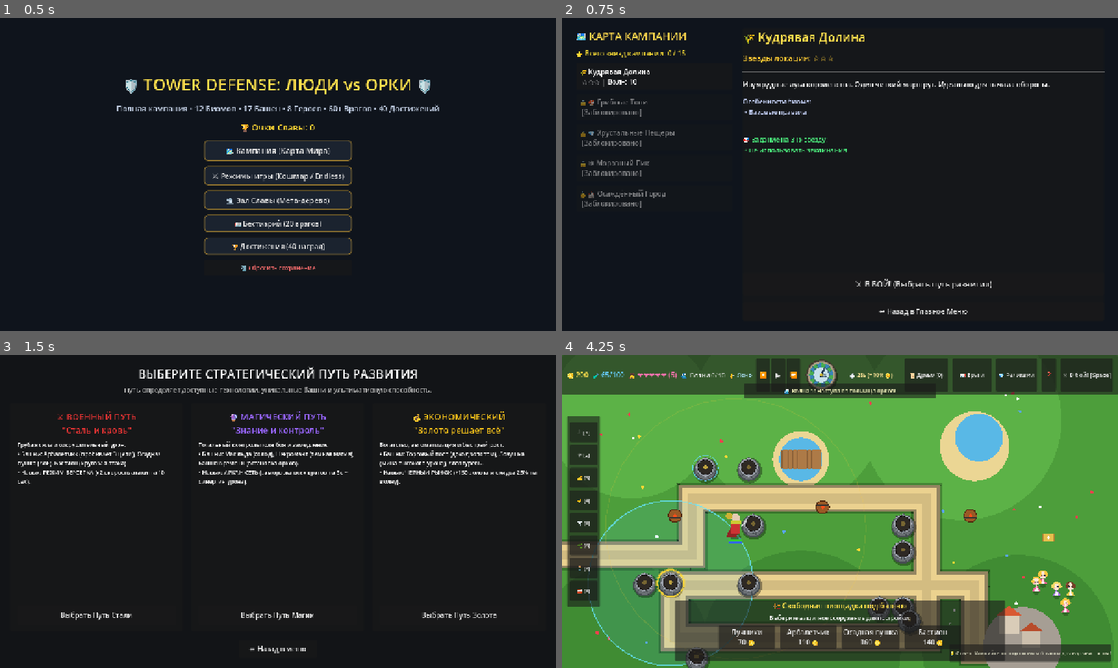
Above: before the commit, frames 1-4 (two rows, left to right).
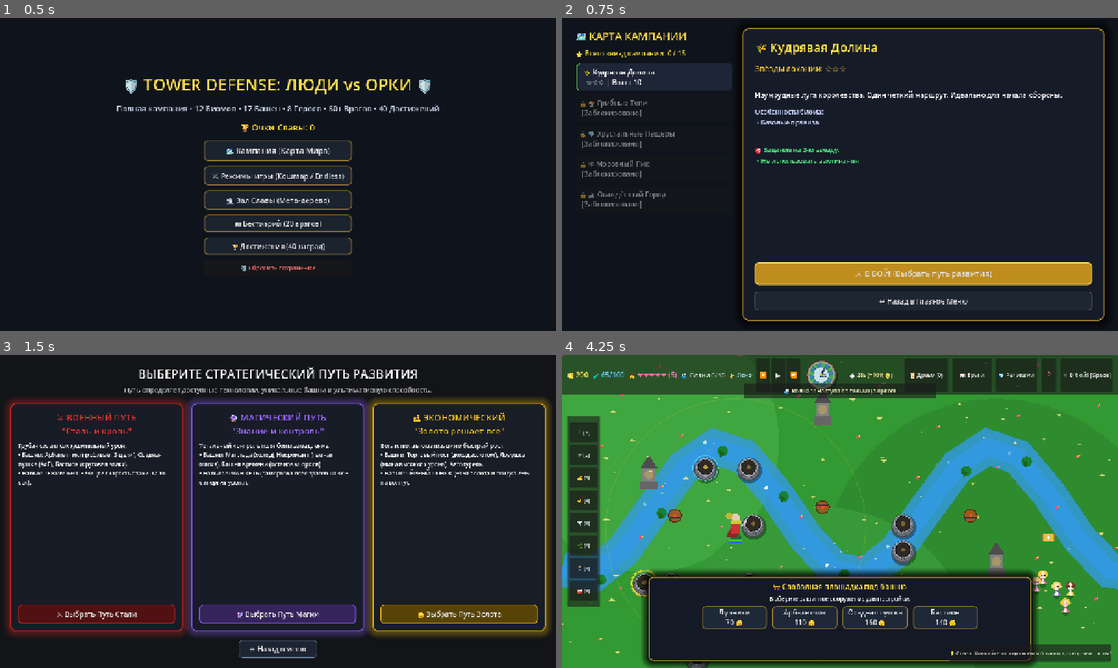
Above: after the commit, the same moments.

Repository: MrSgemaSeny/godot_test_game
Game: Godot game, scene res://scenes/main_menu.tscn
The game is run twice, just before and just after one commit, with the same random seed, the same clock (stepped at 60 frames per second) and the same inputs.
Inputs (mouse positions are in pixels of both pictures, inside the frame that each line leads up to):
- Up to frame 1 (0.5 s): no input
- Up to frame 2 (0.75 s): click "🗺️ Кампания (Карта Мира)" at 0.5 s
- Up to frame 3 (1.5 s): click "⚔️ В БОЙ! (Выбрать путь разви…" at 1.25 s
- Up to frame 4 (4.25 s): click "Выбрать Путь Стали" (after the commit: "⚔️ Выбрать Путь Стали") at 2 s; tap Enter at 2.75 s; drag from (645, 583) to (706, 467) at 2.77 s; drag from (673, 583) to (706, 467) at 3.52 s

Frame 1 is identical in both runs. In frame 2, 12% of the frame differs, in the area x 2-98%, y 3-97%; in frame 3, 18%; in frame 4, 71%, in the area x 0-100%, y 0-100%.

Commit message:
fix(gameplay): resolve get_sell_value crash, expand ActionPanel build buttons, style WorldMap & PathSelect UI, integrate MapBiomeRenderer into game

Diff:
--- a/scenes/game.tscn
+++ b/scenes/game.tscn
@@ -402,12 +402,13 @@
 anchor_top = 1.0
 anchor_right = 0.5
 anchor_bottom = 1.0
-offset_left = -380.0
-offset_top = -156.0
-offset_right = 380.0
+offset_left = -440.0
+offset_top = -210.0
+offset_right = 440.0
 offset_bottom = -16.0
 grow_horizontal = 2
 grow_vertical = 0
+
 
 [node name="VBoxContainer" type="VBoxContainer" parent="CanvasLayer/HUD/ActionPanel"]
 layout_mode = 2
--- a/scripts/build_spot.gd
+++ b/scripts/build_spot.gd
@@ -128,12 +128,19 @@
 	queue_redraw()
 	return true
 
+func get_sell_value() -> int:
+	if not has_tower() or not is_instance_valid(current_tower):
+		return 0
+	if current_tower.has_method("get_sell_value"):
+		return current_tower.get_sell_value()
+	return 50
+
 func sell_tower() -> int:
 	if not has_tower():
 		return 0
 
 	var game_manager = _get_game_manager()
-	var sell_val = current_tower.get_sell_value()
+	var sell_val = get_sell_value()
 
 	if game_manager:
 		game_manager.add_gold(sell_val)
@@ -142,6 +149,7 @@
 	current_tower = null
 	queue_redraw()
 	return sell_val
+
 
 # === Evolution System (Stage 3) ===
 func can_evolve_tower() -> bool:
--- a/scripts/game.gd
+++ b/scripts/game.gd
@@ -86,7 +86,14 @@
 
 	artifact_manager = ArtifactManager.new()
 	add_child(artifact_manager)
+	var biome_ren = MapBiomeRenderer.new()
+	add_child(biome_ren)
+	move_child(biome_ren, 0)
+	var chosen_b = GlobalState.selected_map if GlobalState.selected_map != "" else "valley"
+	biome_ren.set_biome(chosen_b)
+
 	var hero_manager = HeroManager.new()
+
 	add_child(hero_manager)
 	var spawn_pt = Vector2(400, 400)
 	hero_manager.spawn_hero('commander', spawn_pt, self)
@@ -486,18 +493,9 @@
 						queue_redraw()
 
 func _draw() -> void:
-	var biome = GlobalState.selected_map
-
-	# 1. Отрисовка ландшафта в зависимости от выбранного биома
-	match biome:
-		"swamp": _draw_swamp_biome()
-		"caves": _draw_caves_biome()
-		"frost_peak": _draw_frost_biome()
-		"besieged_citadel": _draw_citadel_biome()
-		_: _draw_valley_biome()
-
-	# 2. Отрисовка погодных частиц и визуальных эффектов (Этап 7)
-	_draw_weather_overlay()
+	_draw_road(Color(0.82, 0.72, 0.52), Color(0.38, 0.30, 0.20))
+	_draw_village(Vector2(980, 620), Color(0.85, 0.35, 0.2))
+
 
 	# 3. Интерактивная подсветка радиуса атаки выбранной башни
 	if is_instance_valid(game_manager) and is_instance_valid(game_manager.selected_spot):
--- a/scripts/game_manager.gd
+++ b/scripts/game_manager.gd
@@ -166,8 +166,11 @@
 
 func get_available_towers() -> Array:
 	if paths_data.has(selected_path):
-		return paths_data[selected_path].get("available_towers", ["archer"])
-	return ["archer"]
+		var list = paths_data[selected_path].get("available_towers", [])
+		if not list.is_empty():
+			return list
+	return ["archer", "crossbowman", "siege_cannon", "ice_mage"]
+
 
 func get_tower_cost(tower_type: String) -> int:
 	if not tower_data.has(tower_type):
--- a/scripts/hud.gd
+++ b/scripts/hud.gd
@@ -89,7 +89,24 @@
 var dialogue_timer: float = 0.0
 
 func _ready() -> void:
-	if is_instance_valid(action_panel): action_panel.visible = false
+	if is_instance_valid(action_panel):
+		action_panel.visible = false
+		var ap_style = StyleBoxFlat.new()
+		ap_style.bg_color = Color(0.08, 0.10, 0.15, 0.98)
+		ap_style.border_width_left = 2
+		ap_style.border_width_top = 2
+		ap_style.border_width_right = 2
+		ap_style.border_width_bottom = 2
+		ap_style.border_color = Color(0.85, 0.68, 0.22, 1.0)
+		ap_style.set_corner_radius_all(10)
+		ap_style.shadow_color = Color(0, 0, 0, 0.85)
+		ap_style.shadow_size = 20
+		ap_style.content_margin_left = 20
+		ap_style.content_margin_right = 20
+		ap_style.content_margin_top = 10
+		ap_style.content_margin_bottom = 10
+		action_panel.add_theme_stylebox_override("panel", ap_style)
+
 	if is_instance_valid(end_screen): end_screen.visible = false
 	if is_instance_valid(tech_tree_modal): tech_tree_modal.visible = false
 	if is_instance_valid(help_modal): help_modal.visible = false
@@ -98,6 +115,7 @@
 	if is_instance_valid(dialogue_panel): dialogue_panel.visible = false
 	if is_instance_valid(bestiary_modal): bestiary_modal.visible = false
 	if is_instance_valid(artifacts_modal): artifacts_modal.visible = false
+
 
 	if is_instance_valid(start_wave_btn): start_wave_btn.pressed.connect(_on_start_wave_clicked)
 	if is_instance_valid(wave_clock): wave_clock.clicked.connect(_on_start_wave_clicked)
@@ -443,12 +461,34 @@
 
 		var btn = Button.new()
 		btn.text = "%s\n%d 🪙" % [t_name, cost]
-		btn.custom_minimum_size = Vector2(130, 48)
+		btn.custom_minimum_size = Vector2(150, 52)
 		btn.disabled = current_gold < cost
+
+		var b_norm = StyleBoxFlat.new()
+		b_norm.bg_color = Color(0.12, 0.16, 0.22, 0.95)
+		b_norm.border_width_left = 2
+		b_norm.border_width_top = 1
+		b_norm.border_width_right = 2
+		b_norm.border_width_bottom = 2
+		b_norm.border_color = Color(0.70, 0.55, 0.20, 0.8)
+		b_norm.set_corner_radius_all(8)
+		btn.add_theme_stylebox_override("normal", b_norm)
+
+		var b_hov = StyleBoxFlat.new()
+		b_hov.bg_color = Color(0.20, 0.28, 0.40, 1.0)
+		b_hov.border_width_left = 3
+		b_hov.border_width_top = 2
+		b_hov.border_width_right = 3
+		b_hov.border_width_bottom = 3
+		b_hov.border_color = Color(1.0, 0.85, 0.25, 1.0)
+		b_hov.set_corner_radius_all(8)
+		btn.add_theme_stylebox_override("hover", b_hov)
+
 		btn.pressed.connect(func(): _on_build_tower_clicked(t_type))
 		btn.mouse_entered.connect(func(): _on_tower_btn_hover(t_type, true))
 		btn.mouse_exited.connect(func(): _on_tower_btn_hover(t_type, false))
 		build_buttons_box.add_child(btn)
+
 
 func _on_tower_btn_hover(tower_type: String, is_hover: bool) -> void:
 	if is_hover:
--- a/scripts/map_biome_renderer.gd
+++ b/scripts/map_biome_renderer.gd
@@ -107,7 +107,7 @@
 	_draw_ambient_particles()
 
 # -----------------------------------------------------------------------------
-# 1. VALLEY (Кудрявая Долина)
+# 1. VALLEY (�������� ������)
 # -----------------------------------------------------------------------------
 func _draw_valley() -> void:
 	# Base emerald grass
@@ -156,7 +156,7 @@
 	draw_circle(pos + Vector2(0, -25), 15 + sin(animation_time * 2.0)*5.0, Color(1.0, 0.8, 0.2, 0.3))
 
 # -----------------------------------------------------------------------------
-# 2. SWAMP (Грибные Топи)
+# 2. SWAMP (������� ����)
 # -----------------------------------------------------------------------------
 func _draw_swamp() -> void:
 	# Murky peat
@@ -198,7 +198,7 @@
 		]), PackedColorArray([Color(0.05, 0.08, 0.05)]))
 
 # -----------------------------------------------------------------------------
-# 3. GREENWOOD (Зелёный Бор)
+# 3. GREENWOOD (������ ���)
 # -----------------------------------------------------------------------------
 func _draw_greenwood() -> void:
 	# Forest floor
@@ -249,7 +249,7 @@
 		draw_polygon(pts, cols)
 
 # -----------------------------------------------------------------------------
-# 4. STONE SUBURBS (Каменные Предместья)
+# 4. STONE SUBURBS (�������� ����������)
 # -----------------------------------------------------------------------------
 func _draw_stone_suburbs() -> void:
 	# Cobblestone ground
@@ -295,7 +295,7 @@
 		draw_circle(Vector2(fx, fy-10), 60, Color(1, 0.5, 0, 0.15 + sin(animation_time * 8 + i)*0.05))
 
 # -----------------------------------------------------------------------------
-# 5. ROYAL HIGHWAY (Королевский тракт)
+# 5. ROYAL HIGHWAY (����������� �����)
 # -----------------------------------------------------------------------------
 func _draw_royal_highway() -> void:
 	# Plains base
@@ -344,7 +344,7 @@
 	]), PackedColorArray([Color(0.1, 0.1, 0.1)])) # Entrance
 
 # -----------------------------------------------------------------------------
-# 6. CRYSTAL CAVES (Хрустальные Пещеры)
+# 6. CRYSTAL CAVES (����������� ������)
 # -----------------------------------------------------------------------------
 func _draw_crystal_caves() -> void:
 	# Obsidian cavern floor
@@ -361,7 +361,7 @@
 		draw_polygon(PackedVector2Array([Vector2(sx, 0), Vector2(sx+60, 0), Vector2(sx+30, len)]), PackedColorArray([Color(0.15, 0.1, 0.2)]))
 
 	# Enormous crystalline geodes
-	var geode_colors = [Color.REBECCA_PURPLE, Color.EMERALD_GREEN, Color.CORNFLOWER_BLUE]
+	var geode_colors = [Color.REBECCA_PURPLE, Color.SPRING_GREEN, Color.CORNFLOWER_BLUE]
 	for i in range(props_cache["crystal_geodes"].size()):
 		var pos = props_cache["crystal_geodes"][i]
 		var base_c = geode_colors[i % 3]
@@ -387,7 +387,7 @@
 	draw_circle(pos + Vector2(0, -50 * scale_mod), 60 * scale_mod, Color(color.r, color.g, color.b, 0.2 + sin(animation_time*3)*0.1))
 
 # -----------------------------------------------------------------------------
-# 7. FROST PEAK (Морозный Пик)
+# 7. FROST PEAK (�������� ���)
 # -----------------------------------------------------------------------------
 func _draw_frost_peak() -> void:
 	# Glacial ice pack
@@ -424,7 +424,7 @@
 		draw_polygon(p, PackedColorArray([Color.TRANSPARENT, Color.TRANSPARENT, c, c]))
 
 # -----------------------------------------------------------------------------
-# 8. ASH WASTES (Пепельные Земли)
+# 8. ASH WASTES (��������� �����)
 # -----------------------------------------------------------------------------
 func _draw_ash_wastes() -> void:
 	# Charred badlands
@@ -452,7 +452,7 @@
 		draw_arc(Vector2(rx, pos.y), 60, PI, TAU, 16, Color(0.7, 0.65, 0.6), 12.0)
 
 # -----------------------------------------------------------------------------
-# 9. FIRE CHASMS (Огненные Разломы)
+# 9. FIRE CHASMS (�������� �������)
 # -----------------------------------------------------------------------------
 func _draw_fire_chasms() -> void:
 	# Basalt ground
@@ -499,7 +499,7 @@
 		]), PackedColorArray([Color(1,0.5,0), Color(1,0.5,0), Color(1,1,0,0), Color(1,1,0,0)]))
 
 # -----------------------------------------------------------------------------
-# 10. SUNKEN KINGDOM (Затонувшее Королевство)
+# 10. SUNKEN KINGDOM (���������� �����������)
 # -----------------------------------------------------------------------------
 func _draw_sunken_kingdom() -> void:
 	# Ocean floor
@@ -532,7 +532,7 @@
 		draw_line(Vector2(rx+20, ry-40), Vector2(rx+20+sway, ry-70), Color(0.2, 1.0, 0.8), 4.0)
 
 # -----------------------------------------------------------------------------
-# 11. ASTRAL RUINS (Астральные Руины)
+# 11. ASTRAL RUINS (���������� �����)
 # -----------------------------------------------------------------------------
 func _draw_astral_ruins() -> void:
 	# Deep void
@@ -567,7 +567,7 @@
 		draw_line(f_pos+Vector2(0,-70), f_pos+Vector2(0,-30), Color(0.8, 0.9, 1.0), 3)
 
 # -----------------------------------------------------------------------------
-# 12. ROYAL HEART (Сердце Королевства)
+# 12. ROYAL HEART (������ �����������)
 # -----------------------------------------------------------------------------
 func _draw_royal_heart() -> void:
 	# Marble courtyard
--- a/scripts/path_select.gd
+++ b/scripts/path_select.gd
@@ -7,10 +7,76 @@
 @onready var back_btn: Button = $MarginContainer/VBoxContainer/BackButton
 
 func _ready() -> void:
+	_style_cards()
 	military_btn.pressed.connect(func(): _choose_path("military"))
 	magic_btn.pressed.connect(func(): _choose_path("magic"))
 	economy_btn.pressed.connect(func(): _choose_path("economy"))
 	back_btn.pressed.connect(_on_back_pressed)
+
+func _style_cards() -> void:
+	var mil_card = get_node_or_null("MarginContainer/VBoxContainer/CardsContainer/MilitaryCard") as PanelContainer
+	var mag_card = get_node_or_null("MarginContainer/VBoxContainer/CardsContainer/MagicCard") as PanelContainer
+	var eco_card = get_node_or_null("MarginContainer/VBoxContainer/CardsContainer/EconomyCard") as PanelContainer
+
+	_apply_card_theme(mil_card, military_btn, Color(0.86, 0.15, 0.15), "⚔️ Выбрать Путь Стали")
+	_apply_card_theme(mag_card, magic_btn, Color(0.55, 0.36, 0.96), "🔮 Выбрать Путь Магии")
+	_apply_card_theme(eco_card, economy_btn, Color(0.92, 0.70, 0.05), "🪙 Выбрать Путь Золота")
+
+	if is_instance_valid(back_btn):
+		var b_style = StyleBoxFlat.new()
+		b_style.bg_color = Color(0.12, 0.15, 0.20, 0.95)
+		b_style.border_width_left = 1
+		b_style.border_width_top = 1
+		b_style.border_width_right = 1
+		b_style.border_width_bottom = 1
+		b_style.border_color = Color(0.4, 0.5, 0.6)
+		b_style.set_corner_radius_all(6)
+		b_style.content_margin_left = 16
+		b_style.content_margin_right = 16
+		b_style.content_margin_top = 8
+		b_style.content_margin_bottom = 8
+		back_btn.add_theme_stylebox_override("normal", b_style)
+
+func _apply_card_theme(card: PanelContainer, btn: Button, border_col: Color, btn_text: String) -> void:
+	if not is_instance_valid(card): return
+	var c_style = StyleBoxFlat.new()
+	c_style.bg_color = Color(0.09, 0.11, 0.15, 0.98)
+	c_style.border_width_left = 2
+	c_style.border_width_top = 2
+	c_style.border_width_right = 2
+	c_style.border_width_bottom = 2
+	c_style.border_color = border_col
+	c_style.set_corner_radius_all(12)
+	c_style.shadow_color = Color(border_col.r, border_col.g, border_col.b, 0.35)
+	c_style.shadow_size = 18
+	card.add_theme_stylebox_override("panel", c_style)
+
+	if is_instance_valid(btn):
+		btn.text = btn_text
+		var btn_normal = StyleBoxFlat.new()
+		btn_normal.bg_color = Color(border_col.r * 0.4, border_col.g * 0.4, border_col.b * 0.4, 0.9)
+		btn_normal.border_width_left = 2
+		btn_normal.border_width_top = 1
+		btn_normal.border_width_right = 2
+		btn_normal.border_width_bottom = 2
+		btn_normal.border_color = border_col
+		btn_normal.set_corner_radius_all(8)
+		btn_normal.content_margin_top = 10
+		btn_normal.content_margin_bottom = 10
+		btn.add_theme_stylebox_override("normal", btn_normal)
+
+		var btn_hover = StyleBoxFlat.new()
+		btn_hover.bg_color = Color(border_col.r * 0.7, border_col.g * 0.7, border_col.b * 0.7, 1.0)
+		btn_hover.border_width_left = 2
+		btn_hover.border_width_top = 2
+		btn_hover.border_width_right = 2
+		btn_hover.border_width_bottom = 2
+		btn_hover.border_color = Color(1, 1, 1)
+		btn_hover.set_corner_radius_all(8)
+		btn_hover.content_margin_top = 10
+		btn_hover.content_margin_bottom = 10
+		btn.add_theme_stylebox_override("hover", btn_hover)
+
 
 func _choose_path(path_id: String) -> void:
 	GlobalState.selected_path = path_id
--- a/scripts/world_map.gd
+++ b/scripts/world_map.gd
@@ -87,6 +87,8 @@
 	meta_manager = MetaManager.new()
 	add_child(meta_manager)
 
+	_style_panels()
+
 	if is_instance_valid(start_battle_btn):
 		start_battle_btn.pressed.connect(_on_start_battle_pressed)
 	if is_instance_valid(back_btn):
@@ -95,6 +97,64 @@
 	if is_instance_valid(map_buttons_container):
 		_populate_map_buttons()
 		_update_map_details(current_selected_map)
+
+func _style_panels() -> void:
+	var right_p = get_node_or_null("MarginContainer/HBoxContainer/RightPanel") as PanelContainer
+	if is_instance_valid(right_p):
+		var r_style = StyleBoxFlat.new()
+		r_style.bg_color = Color(0.09, 0.11, 0.16, 0.98)
+		r_style.border_width_left = 2
+		r_style.border_width_top = 2
+		r_style.border_width_right = 2
+		r_style.border_width_bottom = 2
+		r_style.border_color = Color(0.85, 0.68, 0.22, 1.0)
+		r_style.set_corner_radius_all(12)
+		r_style.shadow_color = Color(0, 0, 0, 0.85)
+		r_style.shadow_size = 24
+		r_style.content_margin_left = 28
+		r_style.content_margin_right = 28
+		r_style.content_margin_top = 24
+		r_style.content_margin_bottom = 24
+		right_p.add_theme_stylebox_override("panel", r_style)
+
+	if is_instance_valid(start_battle_btn):
+		var sb_style = StyleBoxFlat.new()
+		sb_style.bg_color = Color(0.75, 0.55, 0.12, 1.0)
+		sb_style.border_width_left = 2
+		sb_style.border_width_top = 2
+		sb_style.border_width_right = 2
+		sb_style.border_width_bottom = 2
+		sb_style.border_color = Color(1.0, 0.9, 0.4, 1.0)
+		sb_style.set_corner_radius_all(8)
+		sb_style.content_margin_top = 12
+		sb_style.content_margin_bottom = 12
+		start_battle_btn.add_theme_stylebox_override("normal", sb_style)
+
+		var sb_hover = StyleBoxFlat.new()
+		sb_hover.bg_color = Color(0.95, 0.72, 0.18, 1.0)
+		sb_hover.border_width_left = 3
+		sb_hover.border_width_top = 3
+		sb_hover.border_width_right = 3
+		sb_hover.border_width_bottom = 3
+		sb_hover.border_color = Color(1, 1, 1, 1.0)
+		sb_hover.set_corner_radius_all(8)
+		sb_hover.content_margin_top = 12
+		sb_hover.content_margin_bottom = 12
+		sb_hover.shadow_color = Color(1.0, 0.8, 0.2, 0.4)
+		sb_hover.shadow_size = 14
+		start_battle_btn.add_theme_stylebox_override("hover", sb_hover)
+
+	if is_instance_valid(back_btn):
+		var bb_style = StyleBoxFlat.new()
+		bb_style.bg_color = Color(0.12, 0.15, 0.20, 0.95)
+		bb_style.border_width_left = 1
+		bb_style.border_width_top = 1
+		bb_style.border_width_right = 1
+		bb_style.border_width_bottom = 1
+		bb_style.border_color = Color(0.4, 0.5, 0.6)
+		bb_style.set_corner_radius_all(6)
+		back_btn.add_theme_stylebox_override("normal", bb_style)
+
 
 func is_map_unlocked(map_id: String, meta: MetaManager = null) -> bool:
 	if not MAP_CONFIGS.has(map_id):
@@ -179,6 +239,28 @@
 		for s in range(3):
 			star_str += "⭐" if s < stars else "☆"
 
+		var btn_style = StyleBoxFlat.new()
+		btn_style.bg_color = Color(0.12, 0.15, 0.22, 0.95) if unlocked else Color(0.08, 0.09, 0.11, 0.8)
+		btn_style.border_width_left = 4 if unlocked else 1
+		btn_style.border_color = conf.theme_color if unlocked else Color(0.3, 0.3, 0.3)
+		btn_style.set_corner_radius_all(8)
+		btn_style.content_margin_left = 14
+		btn_style.content_margin_right = 14
+		btn_style.content_margin_top = 8
+		btn_style.content_margin_bottom = 8
+		btn.add_theme_stylebox_override("normal", btn_style)
+
+		var hover_style = StyleBoxFlat.new()
+		hover_style.bg_color = Color(0.20, 0.26, 0.36, 1.0)
+		hover_style.border_width_left = 5
+		hover_style.border_color = Color(1.0, 0.85, 0.3)
+		hover_style.set_corner_radius_all(8)
+		hover_style.content_margin_left = 14
+		hover_style.content_margin_right = 14
+		hover_style.content_margin_top = 8
+		hover_style.content_margin_bottom = 8
+		btn.add_theme_stylebox_override("hover", hover_style)
+
 		if unlocked:
 			btn.text = " %s %s\n  %s | Волн: %d" % [conf.icon, conf.name, star_str, conf.max_waves]
 			btn.add_theme_color_override("font_color", Color(1, 1, 1))
@@ -189,6 +271,7 @@
 			btn.disabled = true
 
 		map_buttons_container.add_child(btn)
+
 
 	if is_instance_valid(total_stars_label):
 		total_stars_label.text = "⭐ Всего звезд кампании: %d / 15" % sum_stars
